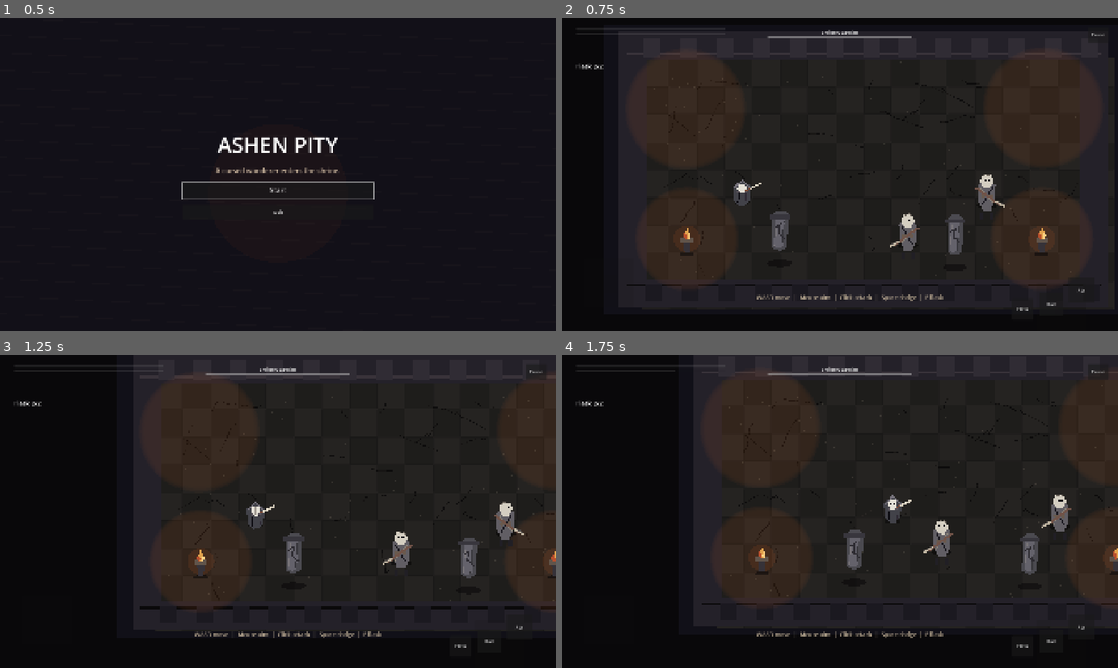
Above: before the commit, frames 1-4 (two rows, left to right).
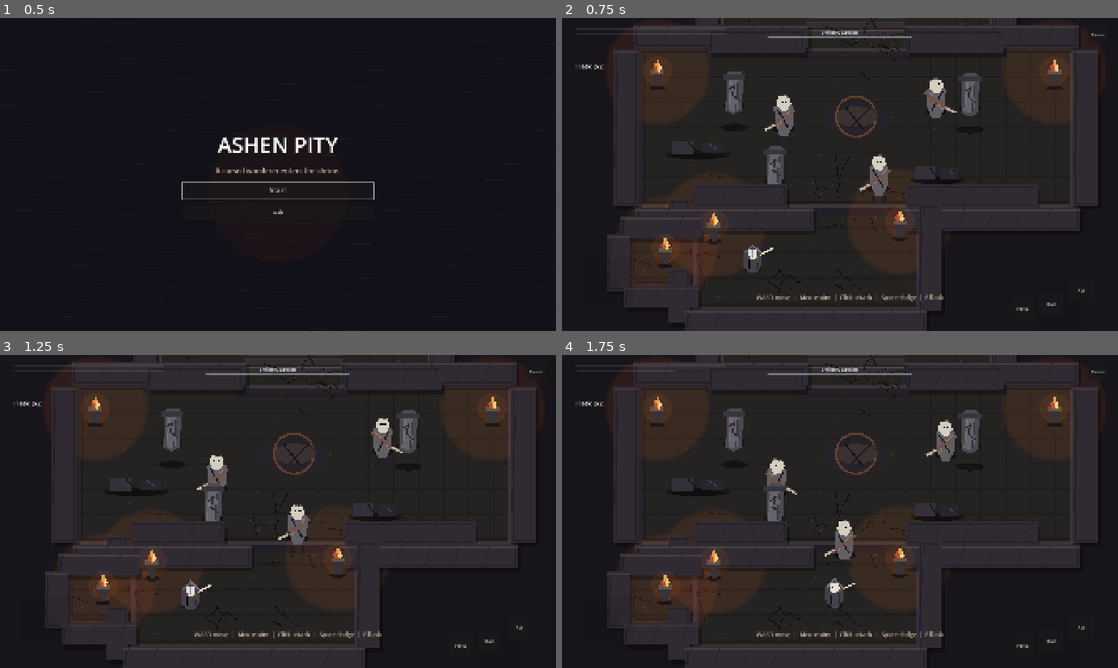
Above: after the commit, the same moments.

Repository: Seifeldin02/AshenPity
Game: Godot game, scene res://scenes/boot/Boot.tscn
Two runs of this game, one before a commit and one after it. Both use one fixed random seed, a clock stepped at 60 frames per second and the inputs below.
Inputs (mouse positions are in pixels of both pictures, inside the frame that each line leads up to):
- Up to frame 1 (0.5 s): no input
- Up to frame 2 (0.75 s): click "Start" at 0.5 s
- Up to frame 3 (1.25 s): no input
- Up to frame 4 (1.75 s): move the mouse to (962, 495) at 1.27 s; hold D (move_right) from 1.28 s (still down); tap Space (dodge) at 1.35 s; click (962, 495) at 1.42 s

Frame 1 is identical in both runs. In frame 2, 19% of the frame differs, in the area x 8-97%, y 0-100%; in frame 3, 29%; in frame 4, 30%, in the area x 7-100%, y 0-100%.

Commit message:
fix: correct world layering and entity visibility

Diff:
--- a/scenes/arena/ShrineArena.tscn
+++ b/scenes/arena/ShrineArena.tscn
@@ -1,21 +1,55 @@
-[gd_scene load_steps=2 format=3 uid="uid://shrinearenaashenpity"]
+[gd_scene load_steps=3 format=3 uid="uid://shrinearenaashenpity"]
 
 [ext_resource type="Script" path="res://scripts/world/ShrineArena.gd" id="1_arena"]
+[ext_resource type="Script" path="res://scripts/world/ShrineRouteLayer.gd" id="2_layer"]
 
 [node name="ShrineArena" type="Node2D"]
 script = ExtResource("1_arena")
 
-[node name="PropSort" type="Node2D" parent="."]
+[node name="World" type="Node2D" parent="."]
 unique_name_in_owner = true
+
+[node name="Ground" type="Node2D" parent="World"]
+unique_name_in_owner = true
+z_index = 0
+script = ExtResource("2_layer")
+layer_kind = "ground"
+
+[node name="GroundDecals" type="Node2D" parent="World"]
+unique_name_in_owner = true
+z_index = 1
+script = ExtResource("2_layer")
+layer_kind = "decals"
+
+[node name="Shadows" type="Node2D" parent="World"]
+unique_name_in_owner = true
+z_index = 2
+script = ExtResource("2_layer")
+layer_kind = "shadows"
+
+[node name="ActorsAndTallProps" type="Node2D" parent="World"]
+unique_name_in_owner = true
+z_index = 10
 y_sort_enabled = true
 
-[node name="ActorSort" type="Node2D" parent="."]
+[node name="ForegroundCanopy" type="Node2D" parent="World"]
 unique_name_in_owner = true
-y_sort_enabled = true
+z_index = 20
+script = ExtResource("2_layer")
+layer_kind = "foreground"
 
-[node name="ArenaCamera" type="Camera2D" parent="."]
+[node name="Collision" type="Node2D" parent="World"]
+unique_name_in_owner = true
+visible = false
+
+[node name="ArenaCamera" type="Camera2D" parent="World"]
 unique_name_in_owner = true
 position_smoothing_enabled = true
-position_smoothing_speed = 5.0
-zoom = Vector2(1, 1)
+position_smoothing_speed = 6.5
+limit_left = -940
+limit_top = -650
+limit_right = 940
+limit_bottom = 650
+limit_smoothed = true
+zoom = Vector2(1.08, 1.08)
 enabled = true
--- a/scripts/world/ShrineArena.gd
+++ b/scripts/world/ShrineArena.gd
@@ -5,15 +5,15 @@
 const HUD_SCENE_PATH := "res://scenes/ui/HUD.tscn"
 const MOBILE_SCENE_PATH := "res://scenes/ui/MobileControls.tscn"
 const PROP_SCRIPT := preload("res://scripts/world/ShrineProp.gd")
-
-@onready var prop_sort: Node2D = %PropSort
-@onready var actor_sort: Node2D = %ActorSort
+const WALL_VISUAL_SCRIPT := preload("res://scripts/world/ShrineWallVisual.gd")
+const Route := preload("res://scripts/world/ShrineRoute.gd")
+
+@onready var actors_and_tall_props: Node2D = %ActorsAndTallProps
+@onready var collision_root: Node2D = %Collision
 @onready var camera: Camera2D = %ArenaCamera
 
 var player: Node2D
 var guardians: Array[Node] = []
-var _cracks: Array[PackedVector2Array] = []
-var _ash: Array[Vector2] = []
 var _rng := RandomNumberGenerator.new()
 var _debug_visible := false
 var _debug_label: Label
@@ -24,14 +24,12 @@
 
 func _ready() -> void:
 	_rng.seed = 1312
-	y_sort_enabled = true
+	y_sort_enabled = false
 	_build_collision()
-	_build_floor_marks()
-	_build_props()
+	_build_world_props()
 	_spawn_combatants()
 	_spawn_ui()
-	camera.position = Vector2.ZERO
-	queue_redraw()
+	_configure_camera()
 
 
 func _unhandled_input(event: InputEvent) -> void:
@@ -39,121 +37,98 @@
 		_debug_visible = not _debug_visible
 		if is_instance_valid(_debug_label):
 			_debug_label.visible = _debug_visible
-	if event.is_action_pressed("pause") or InputRouter.consume_pause():
+	if event.is_action_pressed("pause"):
 		_toggle_pause()
 
 
 func _process(delta: float) -> void:
 	if InputRouter.consume_pause():
 		_toggle_pause()
+	_update_camera(delta)
+	if _debug_visible and is_instance_valid(_debug_label):
+		_update_debug_text()
+
+
+func _configure_camera() -> void:
+	camera.limit_left = Route.CAMERA_LIMIT_LEFT
+	camera.limit_top = Route.CAMERA_LIMIT_TOP
+	camera.limit_right = Route.CAMERA_LIMIT_RIGHT
+	camera.limit_bottom = Route.CAMERA_LIMIT_BOTTOM
+	camera.global_position = Route.clamped_to_camera_limits(player.global_position if is_instance_valid(player) else Vector2.ZERO)
+	camera.reset_smoothing()
+
+
+func _update_camera(delta: float) -> void:
 	if _screen_shake > 0.0:
-		_screen_shake = maxf(_screen_shake - delta, 0.0)
-		_shake_offset = Vector2(_rng.randf_range(-1.0, 1.0), _rng.randf_range(-1.0, 1.0)) * 9.0 * _screen_shake
+		_screen_shake = maxf(_screen_shake - delta * 2.2, 0.0)
+		_shake_offset = Vector2(_rng.randf_range(-1.0, 1.0), _rng.randf_range(-1.0, 1.0)) * 7.0 * _screen_shake
 	else:
 		_shake_offset = Vector2.ZERO
 	camera.offset = _shake_offset
 	if is_instance_valid(player):
-		camera.global_position = camera.global_position.lerp(player.global_position, minf(delta * 4.0, 1.0))
-	if _debug_visible and is_instance_valid(_debug_label):
-		_update_debug_text()
-
-
-func _draw() -> void:
-	var half := GameBalance.ARENA_HALF_SIZE
-	draw_rect(Rect2(-half - Vector2(140, 110), half * 2.0 + Vector2(280, 220)), Color("#111018"))
-	for y in range(-384, 385, 96):
-		for x in range(-768, 769, 96):
-			var shade := 0.12 + (0.025 if ((x / 96 + y / 96) % 2 == 0) else 0.0)
-			draw_rect(Rect2(x, y, 96, 96), Color(shade, shade * 0.95, shade * 0.90, 1.0))
-			draw_rect(Rect2(x + 2, y + 2, 92, 92), Color(0.02, 0.018, 0.021, 0.16), false, 2.0)
-	for crack in _cracks:
-		draw_polyline(crack, Color(0.025, 0.022, 0.025, 0.72), 3.0)
-		draw_polyline(crack, Color(0.46, 0.42, 0.36, 0.10), 1.0)
-	for point in _ash:
-		draw_circle(point, _rng.randf_range(1.0, 2.3), Color(0.78, 0.72, 0.64, 0.14))
-	_draw_walls()
-	_draw_light_pool(Vector2(-615, -210), 210.0)
-	_draw_light_pool(Vector2(620, -214), 210.0)
-	_draw_light_pool(Vector2(-610, 238), 180.0)
-	_draw_light_pool(Vector2(615, 238), 180.0)
-
-
-func _draw_walls() -> void:
-	var half := GameBalance.ARENA_HALF_SIZE
-	var wall_color := Color("#242129")
-	var wall_lit := Color("#39333a")
-	draw_rect(Rect2(-half.x - 86.0, -half.y - 86.0, half.x * 2.0 + 172.0, 98.0), wall_color)
-	draw_rect(Rect2(-half.x - 86.0, half.y - 12.0, half.x * 2.0 + 172.0, 98.0), wall_color)
-	draw_rect(Rect2(-half.x - 86.0, -half.y - 86.0, 98.0, half.y * 2.0 + 172.0), wall_color)
-	draw_rect(Rect2(half.x - 12.0, -half.y - 86.0, 98.0, half.y * 2.0 + 172.0), wall_color)
-	draw_line(Vector2(-half.x - 60, -half.y - 10), Vector2(half.x + 60, -half.y - 10), wall_lit, 6.0)
-	draw_line(Vector2(-half.x - 60, half.y + 8), Vector2(half.x + 60, half.y + 8), Color(0.03, 0.025, 0.026, 0.9), 8.0)
-	for i in 13:
-		var x := -half.x + i * 126.0
-		draw_rect(Rect2(x, -half.y - 68.0, 58.0, 70.0), Color("#302c34"))
-		draw_rect(Rect2(x + 7.0, half.y + 2.0, 58.0, 60.0), Color("#1b1920"))
-
-
-func _draw_light_pool(center: Vector2, radius: float) -> void:
-	for i in 7:
-		var t := float(i) / 7.0
-		draw_circle(center, radius * (1.0 - t * 0.12), Color(0.98, 0.48, 0.18, 0.025 * (1.0 - t)))
-
-
-func _build_floor_marks() -> void:
-	for i in 34:
-		var origin := Vector2(_rng.randf_range(-690.0, 690.0), _rng.randf_range(-320.0, 320.0))
-		var crack := PackedVector2Array()
-		crack.append(origin)
-		var direction := Vector2.RIGHT.rotated(_rng.randf_range(-PI, PI))
-		for s in range(1, _rng.randi_range(3, 6)):
-			crack.append(origin + direction * float(s) * _rng.randf_range(16.0, 34.0) + Vector2(_rng.randf_range(-9, 9), _rng.randf_range(-9, 9)))
-		_cracks.append(crack)
-	for i in 220:
-		_ash.append(Vector2(_rng.randf_range(-760.0, 760.0), _rng.randf_range(-390.0, 390.0)))
+		var target := Route.clamped_to_camera_limits(player.global_position)
+		camera.global_position = camera.global_position.lerp(target, minf(delta * 5.0, 1.0))
 
 
 func _build_collision() -> void:
-	var half := GameBalance.ARENA_HALF_SIZE
-	_add_box_collision("NorthWall", Vector2(0, -half.y - 58.0), Vector2(half.x * 2.0 + 180.0, 110.0))
-	_add_box_collision("SouthWall", Vector2(0, half.y + 58.0), Vector2(half.x * 2.0 + 180.0, 110.0))
-	_add_box_collision("WestWall", Vector2(-half.x - 58.0, 0), Vector2(110.0, half.y * 2.0 + 180.0))
-	_add_box_collision("EastWall", Vector2(half.x + 58.0, 0), Vector2(110.0, half.y * 2.0 + 180.0))
-	for item in [
-		["PillarCollisionA", Vector2(-385, -120), Vector2(64, 88)],
-		["PillarCollisionB", Vector2(350, -90), Vector2(64, 88)],
-		["PillarCollisionC", Vector2(-290, 210), Vector2(64, 88)],
-		["PillarCollisionD", Vector2(315, 225), Vector2(64, 88)]
-	]:
-		_add_box_collision(item[0], item[1], item[2])
+	for wall in Route.WALLS:
+		_add_box_collision(wall[0], wall[1], wall[2])
+	for obstacle in Route.OBSTACLES:
+		_add_box_collision(obstacle[0], obstacle[1], obstacle[2])
 
 
 func _add_box_collision(node_name: String, position_value: Vector2, size: Vector2) -> void:
 	var body := StaticBody2D.new()
 	body.name = node_name
+	body.collision_layer = 1
+	body.collision_mask = 0
 	body.position = position_value
 	var shape := CollisionShape2D.new()
 	var rect := RectangleShape2D.new()
 	rect.size = size
 	shape.shape = rect
 	body.add_child(shape)
-	add_child(body)
-
-
-func _build_props() -> void:
-	for pos in [Vector2(-385, -120), Vector2(350, -90), Vector2(-290, 210), Vector2(315, 225)]:
-		var pillar := Node2D.new()
-		pillar.set_script(PROP_SCRIPT)
-		pillar.set("kind", "pillar")
-		pillar.position = pos + Vector2(0, -44)
-		prop_sort.add_child(pillar)
-	for pos in [Vector2(-615, -210), Vector2(620, -214), Vector2(-610, 238), Vector2(615, 238)]:
+	collision_root.add_child(body)
+
+
+func _build_world_props() -> void:
+	for wall in Route.WALLS:
+		var visual := Node2D.new()
+		visual.name = "%sVisual" % wall[0]
+		visual.set_script(WALL_VISUAL_SCRIPT)
+		visual.set("size", wall[2])
+		visual.set("kind", "wall")
+		visual.position = wall[1]
+		actors_and_tall_props.add_child(visual)
+	for obstacle in Route.OBSTACLES:
+		_add_obstacle_visual(obstacle)
+	for pos in Route.TORCHES:
 		var torch := Node2D.new()
+		torch.name = "Torch"
 		torch.set_script(PROP_SCRIPT)
 		torch.set("kind", "torch")
 		torch.position = pos
-		torch.scale = Vector2(0.82, 0.82)
-		prop_sort.add_child(torch)
+		torch.scale = Vector2(0.84, 0.84)
+		actors_and_tall_props.add_child(torch)
+
+
+func _add_obstacle_visual(obstacle: Array) -> void:
+	var name_value: String = obstacle[0]
+	var pos: Vector2 = obstacle[1]
+	var size: Vector2 = obstacle[2]
+	var kind: String = obstacle[3]
+	var visual := Node2D.new()
+	visual.name = "%sVisual" % name_value
+	if kind == "pillar":
+		visual.set_script(PROP_SCRIPT)
+		visual.set("kind", "pillar")
+		visual.position = pos + Vector2(0, -44)
+	else:
+		visual.set_script(WALL_VISUAL_SCRIPT)
+		visual.set("size", size)
+		visual.set("kind", kind)
+		visual.position = pos
+	actors_and_tall_props.add_child(visual)
 
 
 func _spawn_combatants() -> void:
@@ -161,17 +136,17 @@
 		return
 	var player_scene: PackedScene = load(PLAYER_SCENE_PATH)
 	player = player_scene.instantiate()
-	player.position = Vector2(-420, 80)
-	actor_sort.add_child(player)
+	player.position = Route.PLAYER_START
+	actors_and_tall_props.add_child(player)
 	if player.has_signal("hit_confirmed"):
 		player.hit_confirmed.connect(_on_hit_confirmed)
 	if player.has_signal("died"):
 		player.died.connect(_on_player_died)
 	var guardian_scene: PackedScene = load(GUARDIAN_SCENE_PATH)
-	for pos in [Vector2(180, -145), Vector2(420, 80), Vector2(160, 225)]:
+	for pos in Route.GUARDIAN_SPAWNS:
 		var guardian: Node = guardian_scene.instantiate()
 		guardian.position = pos
-		actor_sort.add_child(guardian)
+		actors_and_tall_props.add_child(guardian)
 		guardian.set("player", player)
 		guardians.append(guardian)
 		if guardian.has_signal("died"):
@@ -200,9 +175,9 @@
 
 
 func _on_hit_confirmed() -> void:
-	_screen_shake = 0.35
+	_screen_shake = 0.24
 	get_tree().paused = true
-	await get_tree().create_timer(0.045, true, false, true).timeout
+	await get_tree().create_timer(0.035, true, false, true).timeout
 	get_tree().paused = false
 
 
@@ -230,7 +205,7 @@
 	var enemy_state := "none"
 	if not guardians.is_empty() and is_instance_valid(guardians[0]):
 		enemy_state = str(guardians[0].get("state_name"))
-	_debug_label.text = "FPS: %d\nPlayer HP: %.0f\nStamina: %.0f\nState: %s\nAim: %s\nTouch: %s\nEnemy: %s\nGuardians: %d" % [
+	_debug_label.text = "FPS: %d\nPlayer HP: %.0f\nStamina: %.0f\nState: %s\nAim: %s\nTouch: %s\nEnemy: %s\nGuardians: %d\nCamera: %s" % [
 		Engine.get_frames_per_second(),
 		player.get("health") if is_instance_valid(player) else 0.0,
 		player.get("stamina") if is_instance_valid(player) else 0.0,
@@ -238,5 +213,6 @@
 		str(player.get("facing").round()) if is_instance_valid(player) else "none",
 		str(InputRouter.touch_active),
 		enemy_state,
-		guardians.size()
+		guardians.size(),
+		str(camera.global_position.round())
 	]
--- /dev/null
+++ b/scripts/world/ShrineRoute.gd
@@ -0,0 +1,66 @@
+extends RefCounted
+class_name ShrineRoute
+
+const CAMERA_LIMIT_LEFT := -940
+const CAMERA_LIMIT_TOP := -650
+const CAMERA_LIMIT_RIGHT := 940
+const CAMERA_LIMIT_BOTTOM := 650
+
+const PLAYER_START := Vector2(-330, 420)
+const GUARDIAN_SPAWNS := [Vector2(-230, -40), Vector2(250, -90), Vector2(80, 155)]
+
+const ENTRANCE := Rect2(-520, 250, 720, 330)
+const SIDE_ALCOVE := Rect2(-720, 355, 210, 150)
+const LOWER_PASSAGE := Rect2(-150, 155, 300, 110)
+const CENTRAL := Rect2(-690, -250, 1380, 500)
+const UPPER_PASSAGE := Rect2(-165, -330, 330, 100)
+const ALTAR := Rect2(-430, -585, 860, 275)
+
+const ROOMS := [ENTRANCE, SIDE_ALCOVE, LOWER_PASSAGE, CENTRAL, UPPER_PASSAGE, ALTAR]
+
+const WALLS := [
+	["EntranceSouth", Vector2(-160, 616), Vector2(770, 72)],
+	["EntranceWestLower", Vector2(-565, 540), Vector2(72, 170)],
+	["EntranceWestUpper", Vector2(-565, 284), Vector2(72, 105)],
+	["EntranceEast", Vector2(236, 418), Vector2(72, 340)],
+	["EntranceNorthLeft", Vector2(-372, 220), Vector2(300, 72)],
+	["EntranceNorthRight", Vector2(370, 220), Vector2(420, 72)],
+	["AlcoveWest", Vector2(-760, 430), Vector2(72, 180)],
+	["AlcoveNorth", Vector2(-625, 318), Vector2(260, 72)],
+	["AlcoveSouth", Vector2(-622, 542), Vector2(240, 72)],
+	["CentralWest", Vector2(-735, 0), Vector2(82, 500)],
+	["CentralEast", Vector2(735, 0), Vector2(82, 500)],
+	["CentralSouthLeft", Vector2(-420, 292), Vector2(570, 76)],
+	["CentralSouthRight", Vector2(430, 292), Vector2(570, 76)],
+	["CentralNorthLeft", Vector2(-430, -292), Vector2(560, 76)],
+	["CentralNorthRight", Vector2(430, -292), Vector2(560, 76)],
+	["AltarWest", Vector2(-476, -450), Vector2(76, 300)],
+	["AltarEast", Vector2(476, -450), Vector2(76, 300)],
+	["AltarNorth", Vector2(0, -628), Vector2(930, 76)],
+	["AltarSouthLeft", Vector2(-318, -274), Vector2(310, 74)],
+	["AltarSouthRight", Vector2(318, -274), Vector2(310, 74)]
+]
+
+const OBSTACLES := [
+	["PillarA", Vector2(-390, -112), Vector2(58, 82), "pillar"],
+	["PillarB", Vector2(365, -105), Vector2(58, 82), "pillar"],
+	["PillarC", Vector2(-260, 128), Vector2(58, 82), "pillar"],
+	["BrokenWallA", Vector2(260, 145), Vector2(140, 42), "broken_wall"],
+	["BrokenWallB", Vector2(-505, 65), Vector2(170, 42), "broken_wall"],
+	["AltarBlock", Vector2(0, -484), Vector2(210, 64), "altar"]
+]
+
+const TORCHES := [Vector2(-455, 310), Vector2(140, 300), Vector2(-610, 388), Vector2(-635, -180), Vector2(635, -180), Vector2(-260, -535), Vector2(265, -535)]
+
+static func is_inside_route(point: Vector2) -> bool:
+	for room in ROOMS:
+		if room.has_point(point):
+			return true
+	return false
+
+
+static func clamped_to_camera_limits(point: Vector2) -> Vector2:
+	return Vector2(
+		clampf(point.x, float(CAMERA_LIMIT_LEFT), float(CAMERA_LIMIT_RIGHT)),
+		clampf(point.y, float(CAMERA_LIMIT_TOP), float(CAMERA_LIMIT_BOTTOM))
+	)
--- /dev/null
+++ b/scripts/world/ShrineRouteLayer.gd
@@ -0,0 +1,135 @@
+extends Node2D
+
+const Route := preload("res://scripts/world/ShrineRoute.gd")
+
+@export_enum("ground", "decals", "shadows", "foreground") var layer_kind := "ground"
+
+var _rng := RandomNumberGenerator.new()
+var _cracks: Array[PackedVector2Array] = []
+var _ash: Array[Vector2] = []
+
+func _ready() -> void:
+	_rng.seed = 1717
+	_build_marks()
+	queue_redraw()
+
+
+func _draw() -> void:
+	match layer_kind:
+		"ground":
+			_draw_ground()
+		"decals":
+			_draw_decals()
+		"shadows":
+			_draw_shadows()
+		"foreground":
+			_draw_foreground()
+
+
+func _draw_ground() -> void:
+	draw_rect(Rect2(Vector2(Route.CAMERA_LIMIT_LEFT - 220, Route.CAMERA_LIMIT_TOP - 160), Vector2(Route.CAMERA_LIMIT_RIGHT - Route.CAMERA_LIMIT_LEFT + 440, Route.CAMERA_LIMIT_BOTTOM - Route.CAMERA_LIMIT_TOP + 320)), Color("#17141a"))
+	for room in Route.ROOMS:
+		_draw_room_floor(room)
+	_draw_room_trim(Route.ENTRANCE, Color("#37313a"))
+	_draw_room_trim(Route.SIDE_ALCOVE, Color("#302a31"))
+	_draw_room_trim(Route.CENTRAL, Color("#3b343b"))
+	_draw_room_trim(Route.ALTAR, Color("#463c40"))
+	_draw_stairs()
+	_draw_landmark()
+
+
+func _draw_decals() -> void:
+	for crack in _cracks:
+		draw_polyline(crack, Color(0.035, 0.030, 0.034, 0.78), 3.0)
+		draw_polyline(crack, Color(0.56, 0.49, 0.39, 0.12), 1.0)
+	for point in _ash:
+		draw_circle(point, _rng.randf_range(1.0, 2.2), Color(0.75, 0.70, 0.62, 0.13))
+	for torch_pos in Route.TORCHES:
+		_draw_light_pool(torch_pos, 170.0)
+
+
+func _draw_shadows() -> void:
+	for wall in Route.WALLS:
+		var center: Vector2 = wall[1]
+		var size: Vector2 = wall[2]
+		draw_rect(Rect2(center - size * 0.5 + Vector2(10, 14), size), Color(0.02, 0.016, 0.020, 0.34))
+	for obstacle in Route.OBSTACLES:
+		var center: Vector2 = obstacle[1]
+		var size: Vector2 = obstacle[2]
+		draw_colored_polygon(_ellipse(center + Vector2(0, size.y * 0.54), size.x * 0.62, 14.0), Color(0.02, 0.016, 0.020, 0.42))
+
+
+func _draw_foreground() -> void:
+	draw_rect(Rect2(-430, Route.CAMERA_LIMIT_TOP - 40, 860, 52), Color("#121015"))
+	draw_line(Vector2(-395, Route.CAMERA_LIMIT_TOP + 14), Vector2(395, Route.CAMERA_LIMIT_TOP + 14), Color(0.52, 0.43, 0.35, 0.22), 4.0)
+
+
+func _draw_room_floor(room: Rect2) -> void:
+	var tile := 80.0
+	var start_x: float = floor(room.position.x / tile) * tile
+	var end_x: float = room.end.x
+	var start_y: float = floor(room.position.y / tile) * tile
+	var end_y: float = room.end.y
+	draw_rect(room.grow(20.0), Color("#211e25"))
+	var y: float = start_y
+	while y < end_y:
+		var x: float = start_x
+		while x < end_x:
+			var rect := Rect2(x, y, tile, tile).intersection(room)
+			if rect.size.x > 1.0 and rect.size.y > 1.0:
+				var hash := int(abs(x * 3.0 + y * 7.0)) % 5
+				var shade := 0.145 + float(hash) * 0.008
+				draw_rect(rect, Color(shade, shade * 0.96, shade * 0.91, 1.0))
+				draw_rect(rect.grow(-2.0), Color(0.02, 0.018, 0.021, 0.18), false, 2.0)
+			x += tile
+		y += tile
+
+
+func _draw_room_trim(room: Rect2, color: Color) -> void:
+	draw_rect(room, color, false, 8.0)
+	draw_rect(room.grow(-12.0), Color(0.08, 0.07, 0.08, 0.45), false, 3.0)
+
+
+func _draw_stairs() -> void:
+	for i in 5:
+		var y := -310.0 - float(i) * 26.0
+		var width := 340.0 - float(i) * 24.0
+		draw_rect(Rect2(-width * 0.5, y, width, 18), Color(0.20, 0.18, 0.20, 1.0))
+		draw_line(Vector2(-width * 0.5, y), Vector2(width * 0.5, y), Color(0.48, 0.42, 0.36, 0.23), 2.0)
+
+
+func _draw_landmark() -> void:
+	draw_colored_polygon(_ellipse(Vector2(0, -28), 112.0, 54.0), Color("#252229"))
+	draw_colored_polygon(_ellipse(Vector2(0, -35), 70.0, 32.0), Color("#3b3130"))
+	draw_arc(Vector2(0, -35), 64.0, 0.2, TAU - 0.4, 42, Color(0.80, 0.45, 0.23, 0.36), 7.0)
+	draw_line(Vector2(-38, -70), Vector2(22, 4), Color("#17141a"), 5.0)
+	draw_line(Vector2(42, -61), Vector2(-12, -4), Color("#17141a"), 4.0)
+
+
+func _draw_light_pool(center: Vector2, radius: float) -> void:
+	for i in 7:
+		var t := float(i) / 7.0
+		draw_circle(center, radius * (1.0 - t * 0.1), Color(0.96, 0.42, 0.16, 0.026 * (1.0 - t)))
+
+
+func _build_marks() -> void:
+	for i in 46:
+		var room: Rect2 = Route.ROOMS[_rng.randi_range(0, Route.ROOMS.size() - 1)]
+		var origin := room.position + Vector2(_rng.randf_range(30.0, room.size.x - 30.0), _rng.randf_range(30.0, room.size.y - 30.0))
+		var crack := PackedVector2Array()
+		crack.append(origin)
+		var direction := Vector2.RIGHT.rotated(_rng.randf_range(-PI, PI))
+		for s in range(1, _rng.randi_range(3, 6)):
+			crack.append(origin + direction * float(s) * _rng.randf_range(15.0, 31.0) + Vector2(_rng.randf_range(-8, 8), _rng.randf_range(-8, 8)))
+		_cracks.append(crack)
+	for i in 260:
+		var room: Rect2 = Route.ROOMS[_rng.randi_range(0, Route.ROOMS.size() - 1)]
+		_ash.append(room.position + Vector2(_rng.randf_range(0.0, room.size.x), _rng.randf_range(0.0, room.size.y)))
+
+
+func _ellipse(center: Vector2, radius_x: float, radius_y: float) -> PackedVector2Array:
+	var points := PackedVector2Array()
+	for i in 32:
+		var angle := TAU * float(i) / 32.0
+		points.append(center + Vector2(cos(angle) * radius_x, sin(angle) * radius_y))
+	return points
--- /dev/null
+++ b/scripts/world/ShrineWallVisual.gd
@@ -0,0 +1,52 @@
+extends Node2D
+
+@export var size := Vector2(100, 80)
+@export_enum("wall", "broken_wall", "altar") var kind := "wall"
+
+func _draw() -> void:
+	match kind:
+		"broken_wall":
+			_draw_broken_wall()
+		"altar":
+			_draw_altar()
+		_:
+			_draw_wall()
+
+
+func _draw_wall() -> void:
+	draw_rect(Rect2(-size * 0.5, size), Color(0, 0, 0, 0))
+	var rect := Rect2(-size * 0.5, size)
+	draw_rect(Rect2(-size * 0.5, size), Color("#2a252c"))
+	draw_rect(Rect2(Vector2(-size.x * 0.5, -size.y * 0.5), size), Color("#302b33"))
+	draw_rect(Rect2(Vector2(-size.x * 0.5 + 8.0, -size.y * 0.5 + 7.0), size - Vector2(16, 14)), Color("#242129"), false, 3.0)
+	draw_line(Vector2(-size.x * 0.5, -size.y * 0.5 + 9.0), Vector2(size.x * 0.5, -size.y * 0.5 + 9.0), Color(0.58, 0.50, 0.42, 0.22), 3.0)
+	for i in int(size.x / 96.0) + 1:
+		var x := -size.x * 0.5 + 18.0 + float(i) * 92.0
+		draw_line(Vector2(x, -size.y * 0.46), Vector2(x - 18.0, size.y * 0.35), Color(0.08, 0.07, 0.08, 0.32), 3.0)
+
+
+func _draw_broken_wall() -> void:
+	draw_colored_polygon(_ellipse(Vector2(0, 27), size.x * 0.52, 10.0), Color(0.02, 0.016, 0.02, 0.38))
+	var left := Rect2(-size.x * 0.5, -size.y * 0.5, size.x * 0.43, size.y)
+	var right := Rect2(size.x * 0.06, -size.y * 0.42, size.x * 0.43, size.y * 0.86)
+	draw_rect(left, Color("#343039"))
+	draw_rect(right, Color("#29252d"))
+	draw_line(Vector2(-size.x * 0.18, -size.y * 0.45), Vector2(-size.x * 0.02, size.y * 0.26), Color("#151319"), 4.0)
+	draw_line(Vector2(size.x * 0.2, -size.y * 0.34), Vector2(size.x * 0.38, size.y * 0.16), Color("#4e4649"), 3.0)
+
+
+func _draw_altar() -> void:
+	draw_colored_polygon(_ellipse(Vector2(0, 44), size.x * 0.54, 14.0), Color(0.02, 0.016, 0.02, 0.45))
+	draw_rect(Rect2(-size * 0.5, size), Color(0, 0, 0, 0))
+	draw_rect(Rect2(Vector2(-size.x * 0.5, -size.y * 0.45), Vector2(size.x, size.y * 0.9)), Color("#46393a"))
+	draw_rect(Rect2(Vector2(-size.x * 0.38, -size.y * 0.62), Vector2(size.x * 0.76, size.y * 0.34)), Color("#67544a"))
+	draw_line(Vector2(-size.x * 0.38, -size.y * 0.60), Vector2(size.x * 0.38, -size.y * 0.60), Color(0.86, 0.70, 0.48, 0.28), 3.0)
+	draw_line(Vector2(-24, -size.y * 0.60), Vector2(18, size.y * 0.34), Color("#17141a"), 5.0)
+
+
+func _ellipse(center: Vector2, radius_x: float, radius_y: float) -> PackedVector2Array:
+	var points := PackedVector2Array()
+	for i in 28:
+		var angle := TAU * float(i) / 28.0
+		points.append(center + Vector2(cos(angle) * radius_x, sin(angle) * radius_y))
+	return points
